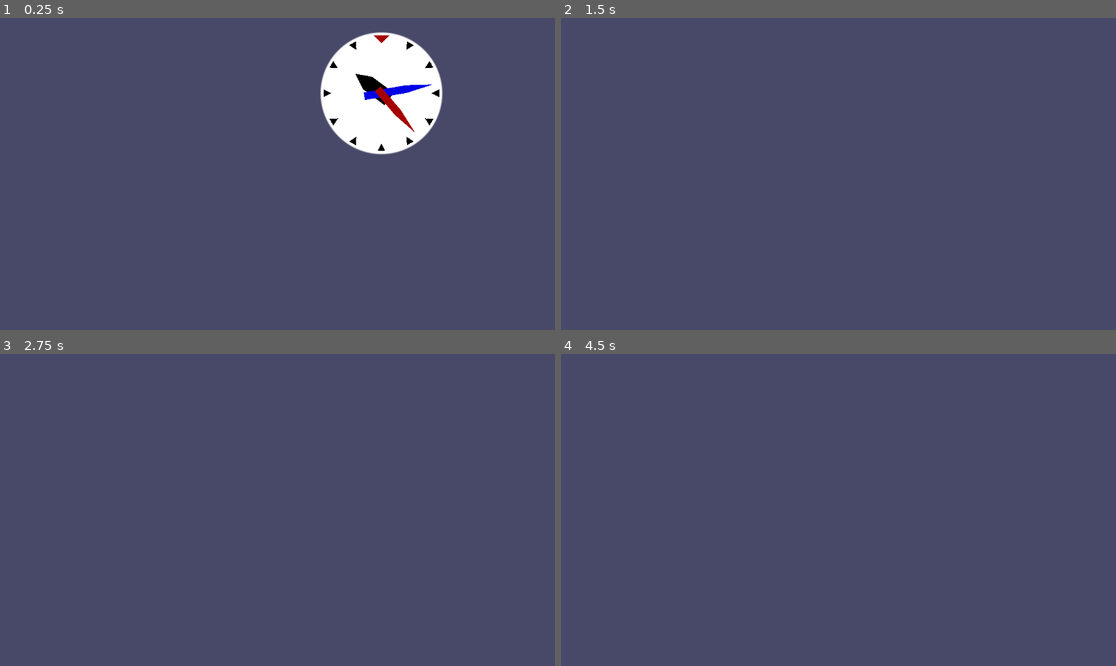
Above: before the commit, frames 1-4 (two rows, left to right).
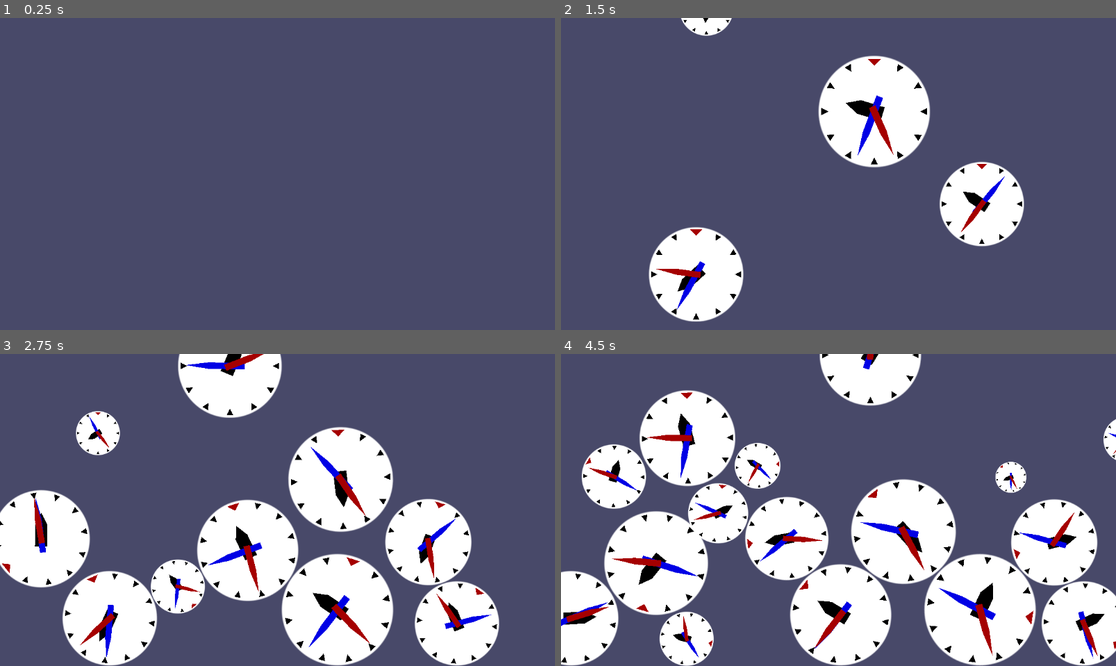
Above: after the commit, the same moments.

Repository: GINGFREES/gdscript-sample-project
Game: Godot game, scene res://main.tscn
Two runs of this game, one before a commit and one after it. Both use one fixed random seed, a clock stepped at 60 frames per second and the inputs below.
Inputs (mouse positions are in pixels of both pictures, inside the frame that each line leads up to):
- Up to frame 1 (0.25 s): no input
- Up to frame 2 (1.5 s): tap Enter at 0.5 s; move the mouse to (960, 158) at 0.52 s; hold D 0.53-1.25 s; tap E at 0.6 s; click (960, 158) at 0.67 s; tap Space at 0.77 s; drag from (727, 189) to (810, 236) at 1.27 s
- Up to frame 3 (2.75 s): move the mouse to (333, 441) at 2.02 s; hold D from 2.03 s (still down); tap Enter at 2.1 s
- Up to frame 4 (4.5 s): release D at 2.75 s; drag from (810, 572) to (672, 463) at 2.77 s; move the mouse to (1005, 556) at 3.52 s; hold A 3.53-4.25 s; tap E at 3.6 s; tap Space at 3.77 s; drag from (672, 463) to (755, 432) at 4.27 s

The runs differ from the first frame. In frame 1, 6.8% of the frame differs, in the area x 57-80%, y 4-44%; in frame 2, 13%; in frame 3, 36%; in frame 4, 46%, in the area x 0-100%, y 0-100%.

Commit message:
feat: tutorial - tutorial

Diff:
--- a/clock.gd
+++ b/clock.gd
@@ -1,4 +1,5 @@
-extends Node2D
+class_name  Clock
+extends RigidBody2D
 
 enum StartTimeMode { SYSTEM_TIME, RANDOM_TIME, FIXED_TIME, OFFSET_TIME }
 var totalSeconds:float
@@ -9,12 +10,21 @@
 @export var start_second := 0
 @export var time_scale := 1.0
 
-@onready var second_arm := $SecondArm as Node2D
-@onready var minute_arm := $MinuteArm as Node2D
-@onready var hour_arm := $HourArm as Node2D
+@export_group("Nodes")
+@export var collision_shape: CollisionShape2D
+@export var visualization: Node2D
+@export_subgroup("Arms")
+@export var second_arm: Node2D
+@export var minute_arm: Node2D
+@export var hour_arm: Node2D
+
+func set_uniform_scale(scale_factor:float)->void:
+	var scaleUsed = Vector2(scale_factor, scale_factor)
+	collision_shape.scale = scaleUsed
+	visualization.scale = scaleUsed
+	mass = scale_factor * scale_factor
 
 func update_time() -> void:
-
 	second_arm.rotation = fmod(totalSeconds, 60.0) * TAU / 60.0
 	minute_arm.rotation = fmod(totalSeconds / 60.0, 60.0 ) * TAU / 60.0
 	hour_arm.rotation = fmod(totalSeconds / 3600.0, 12.0) * TAU / 12.0
--- a/clock.tscn
+++ b/clock.tscn
@@ -1,6 +1,9 @@
 [gd_scene format=3 uid="uid://cnp3oinhxw6er"]
 
 [ext_resource type="Script" uid="uid://dsye328kq8q8b" path="res://clock.gd" id="1_venu5"]
+
+[sub_resource type="PhysicsMaterial" id="PhysicsMaterial_venu5"]
+bounce = 0.25
 
 [sub_resource type="CircleShape2D" id="CircleShape2D_venu5"]
 radius = 128.0
@@ -17,83 +20,89 @@
 fill_from = Vector2(0.5, 0.5)
 fill_to = Vector2(1, 0.5)
 
-[node name="Clock" type="RigidBody2D" unique_id=540396598]
+[node name="Clock" type="RigidBody2D" unique_id=540396598 node_paths=PackedStringArray("collision_shape", "visualization", "second_arm", "minute_arm", "hour_arm")]
 position = Vector2(576, 324)
+physics_material_override = SubResource("PhysicsMaterial_venu5")
 script = ExtResource("1_venu5")
+collision_shape = NodePath("CollisionShape2D")
+visualization = NodePath("Visualization")
+second_arm = NodePath("Visualization/SecondArm")
+minute_arm = NodePath("Visualization/MinuteArm")
+hour_arm = NodePath("Visualization/HourArm")
 
 [node name="CollisionShape2D" type="CollisionShape2D" parent="." unique_id=862322282]
 shape = SubResource("CircleShape2D_venu5")
 
-[node name="Face" type="Sprite2D" parent="." unique_id=1966370626]
+[node name="Visualization" type="Sprite2D" parent="." unique_id=1966370626]
 texture = SubResource("GradientTexture2D_venu5")
 
-[node name="Hour0" type="Polygon2D" parent="Face" unique_id=53970067]
+[node name="Hour0" type="Polygon2D" parent="Visualization" unique_id=53970067]
 color = Color(0.64705884, 0, 0, 1)
 polygon = PackedVector2Array(-16, -120, 16, -120, 0, -104)
 
-[node name="Hour1" type="Polygon2D" parent="Face" unique_id=1974004182]
+[node name="Hour1" type="Polygon2D" parent="Visualization" unique_id=1974004182]
 rotation = 0.5235988
 color = Color(0, 0, 0, 1)
 polygon = PackedVector2Array(-8, -120, 8, -120, 0, -104)
 
-[node name="Hour2" type="Polygon2D" parent="Face" unique_id=204455025]
+[node name="Hour2" type="Polygon2D" parent="Visualization" unique_id=204455025]
 rotation = 1.0471976
 color = Color(0, 0, 0, 1)
 polygon = PackedVector2Array(-8, -120, 8, -120, 0, -104)
 
-[node name="Hour3" type="Polygon2D" parent="Face" unique_id=2132422987]
+[node name="Hour3" type="Polygon2D" parent="Visualization" unique_id=2132422987]
 rotation = 1.5707964
 color = Color(0, 0, 0, 1)
 polygon = PackedVector2Array(-8, -120, 8, -120, 0, -104)
 
-[node name="Hour4" type="Polygon2D" parent="Face" unique_id=5042864]
+[node name="Hour4" type="Polygon2D" parent="Visualization" unique_id=5042864]
 rotation = 2.0943952
 color = Color(0, 0, 0, 1)
 polygon = PackedVector2Array(-8, -120, 8, -120, 0, -104)
 
-[node name="Hour5" type="Polygon2D" parent="Face" unique_id=2109197341]
+[node name="Hour5" type="Polygon2D" parent="Visualization" unique_id=2109197341]
 rotation = 2.6179938
 color = Color(0, 0, 0, 1)
 polygon = PackedVector2Array(-8, -120, 8, -120, 0, -104)
 
-[node name="Hour6" type="Polygon2D" parent="Face" unique_id=1815907442]
+[node name="Hour6" type="Polygon2D" parent="Visualization" unique_id=1815907442]
 rotation = 3.1415927
 color = Color(0, 0, 0, 1)
 polygon = PackedVector2Array(-8, -120, 8, -120, 0, -104)
 
-[node name="Hour7" type="Polygon2D" parent="Face" unique_id=674233027]
+[node name="Hour7" type="Polygon2D" parent="Visualization" unique_id=674233027]
 rotation = 3.6651914
 color = Color(0, 0, 0, 1)
 polygon = PackedVector2Array(-8, -120, 8, -120, 0, -104)
 
-[node name="Hour8" type="Polygon2D" parent="Face" unique_id=305956699]
+[node name="Hour8" type="Polygon2D" parent="Visualization" unique_id=305956699]
 rotation = 4.1887903
 color = Color(0, 0, 0, 1)
 polygon = PackedVector2Array(-8, -120, 8, -120, 0, -104)
 
-[node name="Hour9" type="Polygon2D" parent="Face" unique_id=714887863]
+[node name="Hour9" type="Polygon2D" parent="Visualization" unique_id=714887863]
 rotation = 4.712389
 color = Color(0, 0, 0, 1)
 polygon = PackedVector2Array(-8, -120, 8, -120, 0, -104)
 
-[node name="Hour10" type="Polygon2D" parent="Face" unique_id=1579552014]
+[node name="Hour10" type="Polygon2D" parent="Visualization" unique_id=1579552014]
 rotation = 5.2359877
 color = Color(0, 0, 0, 1)
 polygon = PackedVector2Array(-8, -120, 8, -120, 0, -104)
 
-[node name="Hour11" type="Polygon2D" parent="Face" unique_id=1637661264]
+[node name="Hour11" type="Polygon2D" parent="Visualization" unique_id=1637661264]
 rotation = 5.7595863
 color = Color(0, 0, 0, 1)
 polygon = PackedVector2Array(-8, -120, 8, -120, 0, -104)
 
-[node name="HourArm" type="Polygon2D" parent="." unique_id=1732319077]
+[node name="HourArm" type="Polygon2D" parent="Visualization" unique_id=1732319077]
 color = Color(0, 0, 0, 1)
 polygon = PackedVector2Array(0, -68, -16, -36, -16, 20, 16, 20, 16, -36)
 
-[node name="MinuteArm" type="Polygon2D" parent="." unique_id=164376588]
+[node name="MinuteArm" type="Polygon2D" parent="Visualization" unique_id=164376588]
 color = Color(0, 0, 0.8980392, 1)
 polygon = PackedVector2Array(0, -108, -8, -52, -8, 36, 8, 36, 8, -52)
 
-[node name="SecondArm" type="Polygon2D" parent="." unique_id=981594287]
+[node name="SecondArm" type="Polygon2D" parent="Visualization" unique_id=981594287]
 color = Color(0.64705884, 0, 0, 1)
 polygon = PackedVector2Array(0, -108, -8, -52, -8, 12, 8, 12, 8, -52)
--- a/main.gd
+++ b/main.gd
@@ -4,19 +4,59 @@
 
 @export var clock_radius := 128.0
 
+@export_group("Clock Instances")
+@export var time_scale_min := -10.0
+@export var time_scale_max := 10.0
+@export_range(0.1, 1.0) var scale_min := 0.25
+@export_range(0.1, 1.0) var scale_max := 1.0
+
+@export_group("Nodes")
+@export var bottom: Node2D
+@export var ground: Node2D
+
+
+var _windodw_width : float
+
+func _on_size_changed() -> void:
+	var window_size := get_window().size
+	_windodw_width = window_size.x
+	bottom.position.y = window_size.y + ( 2.0 * clock_radius )
+
+	ground.position = Vector2(
+		0.5 * _windodw_width,
+		window_size.y + (0.5 * clock_radius)
+	)
+	ground.scale = Vector2(_windodw_width, clock_radius)
+
+func update_clock_position()->void:
+	var clock := clock_scene.instantiate() as Clock
+	clock.start_time = Clock.StartTimeMode.RANDOM_TIME
+	clock.time_scale = randf_range(time_scale_min, time_scale_max)
+	clock.set_uniform_scale(randf_range(scale_min, scale_max))
+	clock.position = Vector2(
+					randf_range(clock_radius, _windodw_width - clock_radius),
+					-3 * clock_radius
+					)
+	add_child(clock)
+
 # Called when the node enters the scene tree for the first time.
 func _ready() -> void:
-	var window_size := get_window().size
-	($Bottom as Node2D).position.y = window_size.y
-
-	var clock := clock_scene.instantiate() as Node2D
-	clock.position = Vector2(randf_range(clock_radius, window_size.x - clock_radius),
-							clock_radius
-					)
-	add_child(clock)
+	get_window().size_changed.connect(_on_size_changed)
+	_on_size_changed()
+	update_clock_position()
 	pass # Replace with function body.
 
 
 # Called every frame. 'delta' is the elapsed time since the previous frame.
 func _process(delta: float) -> void:
 	pass
+
+func _on_bottom_body_entered(body: Node2D) -> void:
+	print('ready to clean' + str(body.name))
+	body.queue_free()
+	pass # Replace with function body.
+
+
+func _on_spawn_timer_timeout() -> void:
+	update_clock_position()
+	pass # Replace with function body.
--- a/main.tscn
+++ b/main.tscn
@@ -5,11 +5,28 @@
 
 [sub_resource type="WorldBoundaryShape2D" id="WorldBoundaryShape2D_0xm2m"]
 
-[node name="Main" type="Node2D" unique_id=767067411]
+[sub_resource type="RectangleShape2D" id="RectangleShape2D_0xm2m"]
+size = Vector2(1, 1)
+
+[node name="Main" type="Node2D" unique_id=767067411 node_paths=PackedStringArray("bottom", "ground")]
 script = ExtResource("1_ig7tw")
 clock_scene = ExtResource("2_0xm2m")
+bottom = NodePath("Bottom")
+ground = NodePath("Ground")
 
 [node name="Bottom" type="Area2D" parent="." unique_id=664236777]
 
 [node name="CollisionShape2D" type="CollisionShape2D" parent="Bottom" unique_id=1928420339]
 shape = SubResource("WorldBoundaryShape2D_0xm2m")
+
+[node name="Ground" type="StaticBody2D" parent="." unique_id=1575212649]
+
+[node name="CollisionShape2D" type="CollisionShape2D" parent="Ground" unique_id=1110182433]
+shape = SubResource("RectangleShape2D_0xm2m")
+
+[node name="SpawnTimer" type="Timer" parent="." unique_id=1101530016]
+wait_time = 0.2
+autostart = true
+
+[connection signal="body_entered" from="Bottom" to="." method="_on_bottom_body_entered"]
+[connection signal="timeout" from="SpawnTimer" to="." method="_on_spawn_timer_timeout"]
